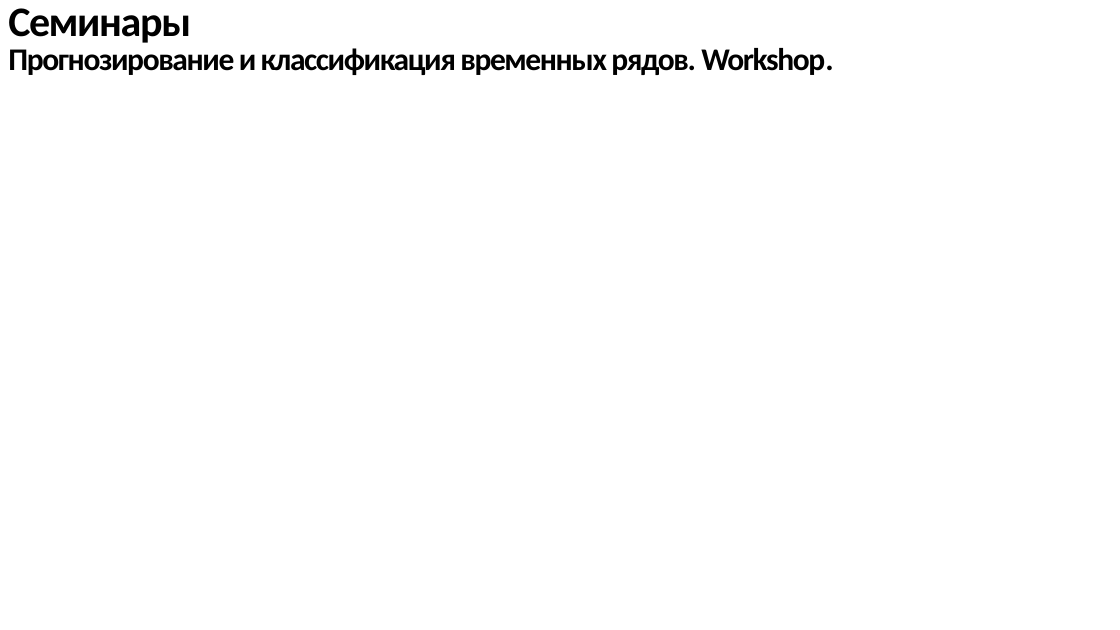
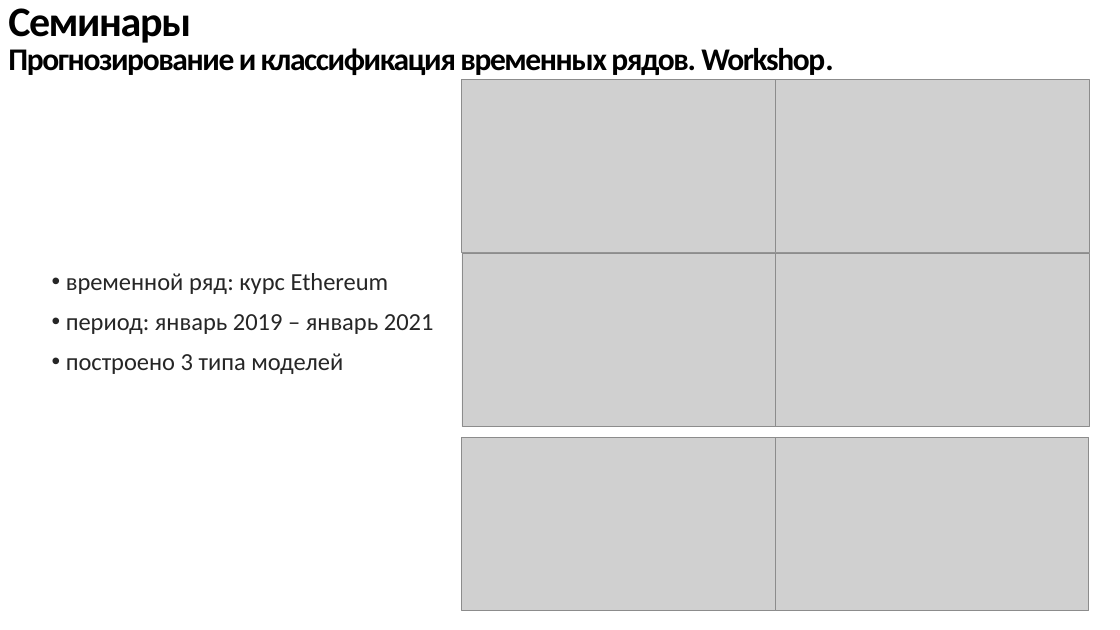
Before and after one commit to not-rdy/trainee, a slide deck: slide 11 of reports/final_report/rep_final.pptx. Drawn at 1120x630 pixels with LibreOffice and Linux fonts; fonts in the diff are those of the drawing; grey boxes stand for pictures. Boxes give left, top, right and bottom in pixels: in the first picture for what was removed or moved away, otherwise in the second. Text is boxed around its words. In the diff, an @@ line names an element or a change of style, - is before the commit and + after.

```diff
--- a/reports/final_report/rep_final.pptx
+++ b/reports/final_report/rep_final.pptx
@@ picture added at (x1=462, y1=79, x2=776, y2=253) @@
@@ picture added at (x1=776, y1=79, x2=1089, y2=253) @@
@@ picture added at (x1=462, y1=253, x2=776, y2=427) @@
@@ picture added at (x1=776, y1=253, x2=1089, y2=427) @@
@@ text added at (x1=66, y1=273, x2=434, y2=374), 21 pt, text #262626 @@
+• временной ряд: курс Ethereum
+• период: январь 2019 – январь 2021
+• построено 3 типа моделей
@@ picture added at (x1=462, y1=437, x2=776, y2=611) @@
@@ picture added at (x1=776, y1=437, x2=1089, y2=611) @@
```
Also in this commit, not shown: 1 other slide changed, 1 slide added, 15 other files.
